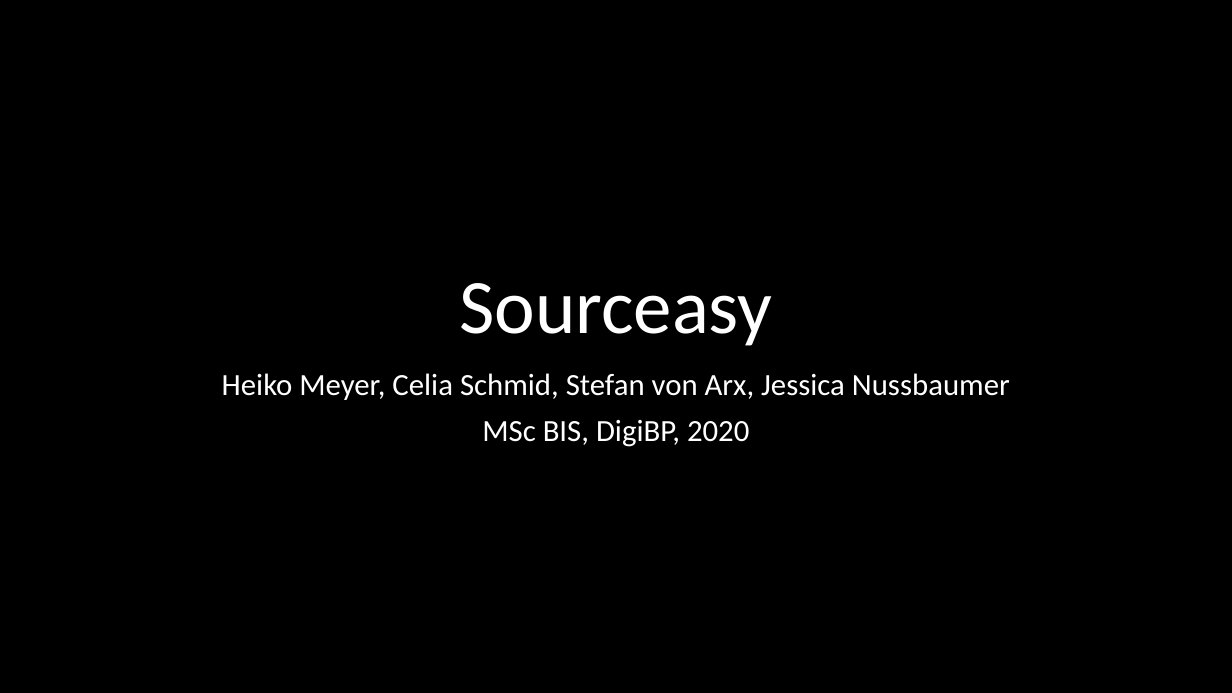
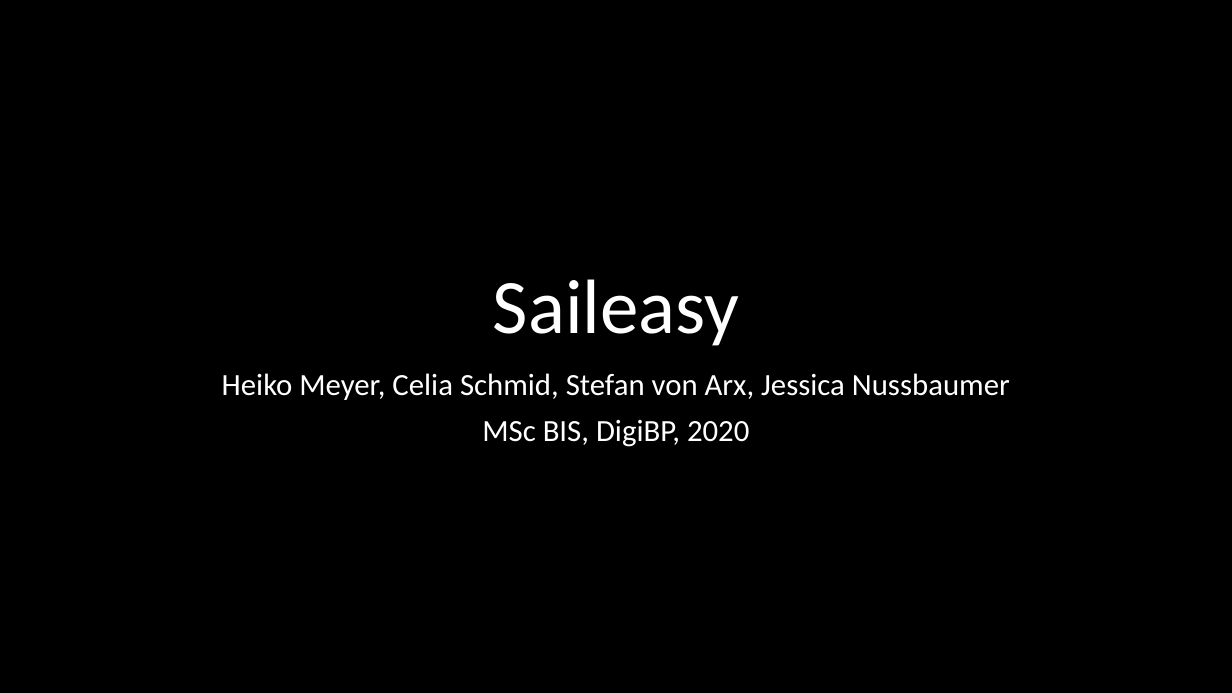
Before and after one commit to DigiBP/DigiBP_VacherinFribourgeois, a slide deck: slide 1 of presentation/Persona.pptx. Drawn at 1232x693 pixels with LibreOffice and Linux fonts; fonts in the diff are those of the drawing. Boxes give left, top, right and bottom in pixels: in the first picture for what was removed or moved away, otherwise in the second. Text is boxed around its words. In the diff, an @@ line names an element or a change of style, - is before the commit and + after.

Commit message:
Presentation

```diff
--- a/presentation/Persona.pptx
+++ b/presentation/Persona.pptx
@@ title at (493, 279, 739, 346): text changed @@
-Sourceasy
+Saileasy
```
Also in this commit, not shown: 3 other files.
